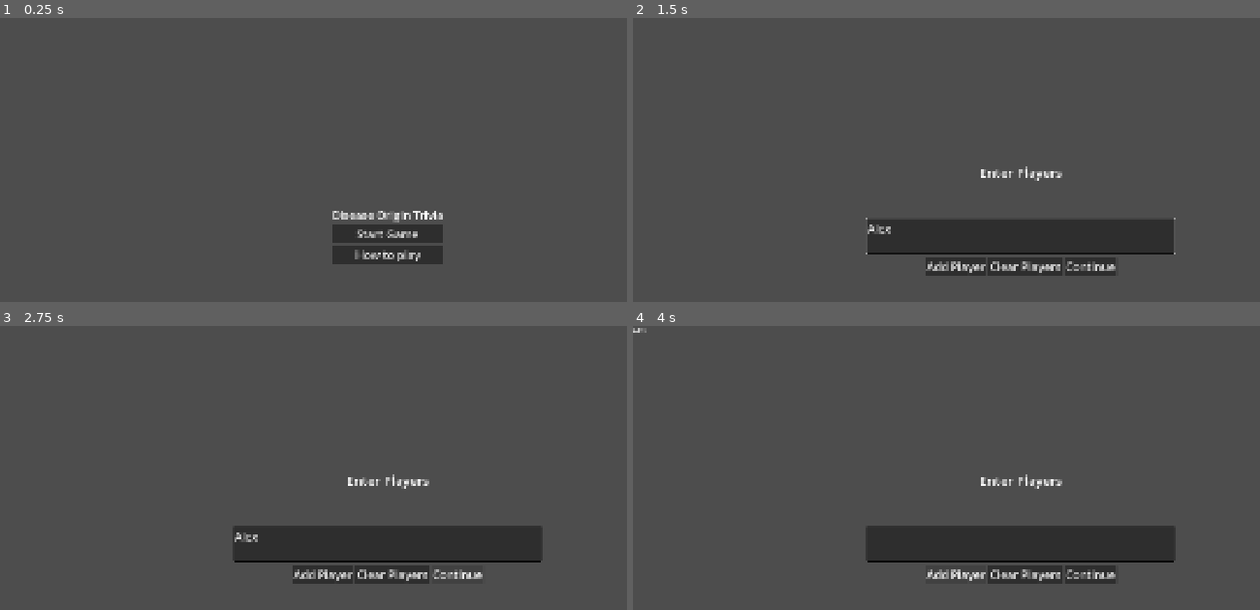
Above: before the commit, frames 1-4 (two rows, left to right).
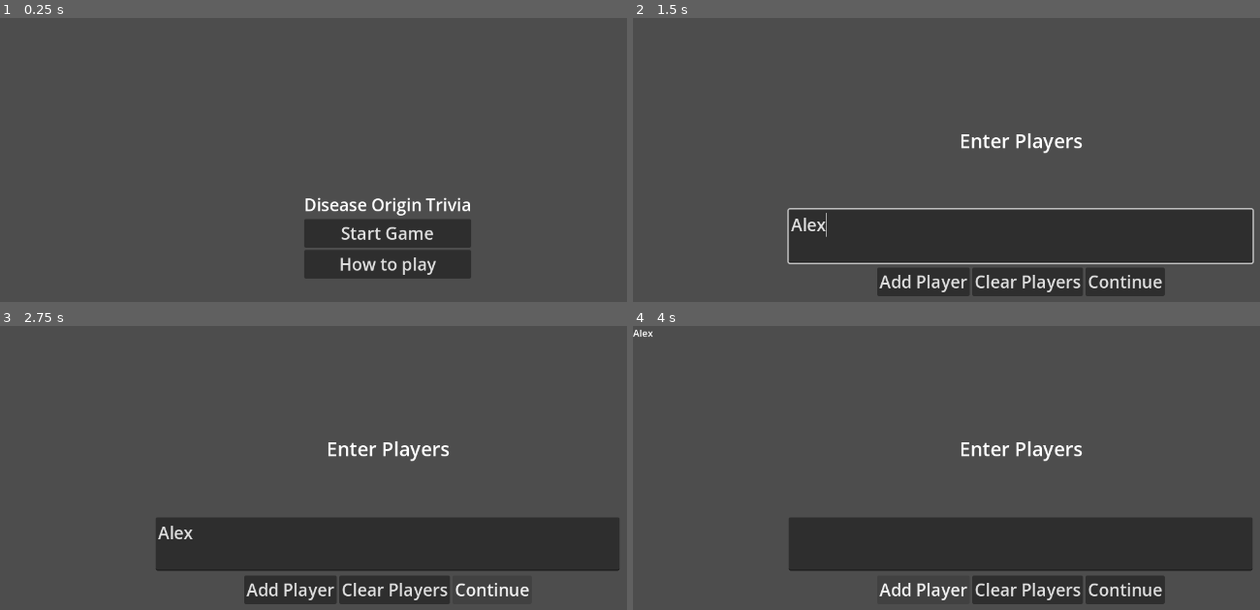
Above: after the commit, the same moments.

Repository: cisc-3667-fall-2026/Group-Project-2
Game: Godot game, scene res://scenes/MainMenu.tscn
The game is run twice, just before and just after one commit, with the same random seed, the same clock (stepped at 60 frames per second) and the same inputs.
Inputs (mouse positions are in pixels of both pictures, inside the frame that each line leads up to):
- Up to frame 1 (0.25 s): no input
- Up to frame 2 (1.5 s): click "Start Game" at 0.5 s; click (1021, 236) at 1.27 s; type "Alex" at 1.35 s
- Up to frame 3 (2.75 s): click "Continue" at 2 s
- Up to frame 4 (4 s): click "Continue" at 2.75 s; click "Add Player" at 3.5 s

The runs differ from the first frame. In frame 1, 4.8% of the frame differs, in the area x 48-76%, y 63-92%; in frame 2, 13%, in the area x 24-100%, y 40-98%; in frame 3, 11%; in frame 4, 11%.

Commit message:
fix: Scaling and mouse desync
Change resolution to 1280 x 720p for cursor desync issues, also added scrollbox for fact to keep everything within window.

Diff:
--- a/project.godot
+++ b/project.godot
@@ -21,10 +21,12 @@
 
 [display]
 
-window/size/viewport_width=1920
-window/size/viewport_height=1080
+window/size/viewport_width=1280
+window/size/viewport_height=720
+window/size/borderless=true
 window/stretch/mode="canvas_items"
 window/stretch/aspect="expand"
+window/stretch/scale_mode="integer"
 
 [dotnet]
 
--- a/scenes/Game.tscn
+++ b/scenes/Game.tscn
@@ -3,7 +3,7 @@
 [ext_resource type="PackedScene" uid="uid://ditvvo03wuj8b" path="res://scenes/PrivacyScreen.tscn" id="1_ibkli"]
 [ext_resource type="Script" uid="uid://521u7h4j1pge" path="res://scripts/Scene/Game.gd" id="1_qbsmt"]
 [ext_resource type="Texture2D" uid="uid://cenv3u1klrha8" path="res://assets/graphics/Worldmap_location_NED_50m_20000-10027 (1).png" id="2_78awf"]
-[ext_resource type="Script" uid="uid://dgwdeco85y6e3" path="res://scripts/Node/pins.gd" id="3_s0nni"]
+[ext_resource type="Script" uid="uid://dgwdeco85y6e3" path="res://scripts/Scene/Pins.gd" id="3_s0nni"]
 
 [node name="Game" type="Control" unique_id=26081044]
 layout_mode = 3
@@ -29,6 +29,7 @@
 [node name="QuestionLabel" type="Label" parent="Layout/LeftSide" unique_id=519506714]
 unique_name_in_owner = true
 layout_mode = 2
+autowrap_mode = 3
 
 [node name="TurnLabel" type="Label" parent="Layout/LeftSide" unique_id=820849172]
 unique_name_in_owner = true
@@ -59,7 +60,6 @@
 
 [node name="RevealPanel" type="PanelContainer" parent="Layout" unique_id=1140227619]
 unique_name_in_owner = true
-visible = false
 custom_minimum_size = Vector2(420, 0)
 layout_mode = 2
 
@@ -75,15 +75,23 @@
 [node name="HSeparator" type="HSeparator" parent="Layout/RevealPanel/VBoxContainer" unique_id=1111184195]
 layout_mode = 2
 
-[node name="FactLabel" type="RichTextLabel" parent="Layout/RevealPanel/VBoxContainer" unique_id=2008490876]
+[node name="ScrollContainer" type="ScrollContainer" parent="Layout/RevealPanel/VBoxContainer" unique_id=94651608]
+custom_minimum_size = Vector2(0, 250)
+layout_mode = 2
+size_flags_vertical = 3
+
+[node name="FactLabel" type="RichTextLabel" parent="Layout/RevealPanel/VBoxContainer/ScrollContainer" unique_id=2008490876]
 unique_name_in_owner = true
 layout_mode = 2
+size_flags_horizontal = 3
+size_flags_vertical = 3
 bbcode_enabled = true
 fit_content = true
 
 [node name="NextButton" type="Button" parent="Layout/RevealPanel/VBoxContainer" unique_id=1399167317]
 unique_name_in_owner = true
 layout_mode = 2
+size_flags_vertical = 8
 
 [node name="PrivacyScreen" parent="." unique_id=1863913817 instance=ExtResource("1_ibkli")]
 visible = false
--- a/scenes/Setup.tscn
+++ b/scenes/Setup.tscn
@@ -10,9 +10,13 @@
 
 [node name="Control" type="Control" parent="." unique_id=2030430657]
 layout_mode = 3
-anchors_preset = 0
-offset_right = 1920.0
-offset_bottom = 1080.0
+anchors_preset = 15
+anchor_right = 1.0
+anchor_bottom = 1.0
+offset_right = 1280.0
+offset_bottom = 720.0
+grow_horizontal = 2
+grow_vertical = 2
 script = ExtResource("1_5j21s")
 
 [node name="InstructionLabel" type="Label" parent="Control" unique_id=105227047]
--- a/scripts/Scene/MainMenu.gd
+++ b/scripts/Scene/MainMenu.gd
@@ -5,3 +5,7 @@
 
 func _on_start_button_pressed() -> void:
 	get_tree().change_scene_to_file("res://scenes/Setup.tscn")
+
+func _ready() -> void:
+	await get_tree().process_frame
+	queue_redraw()
